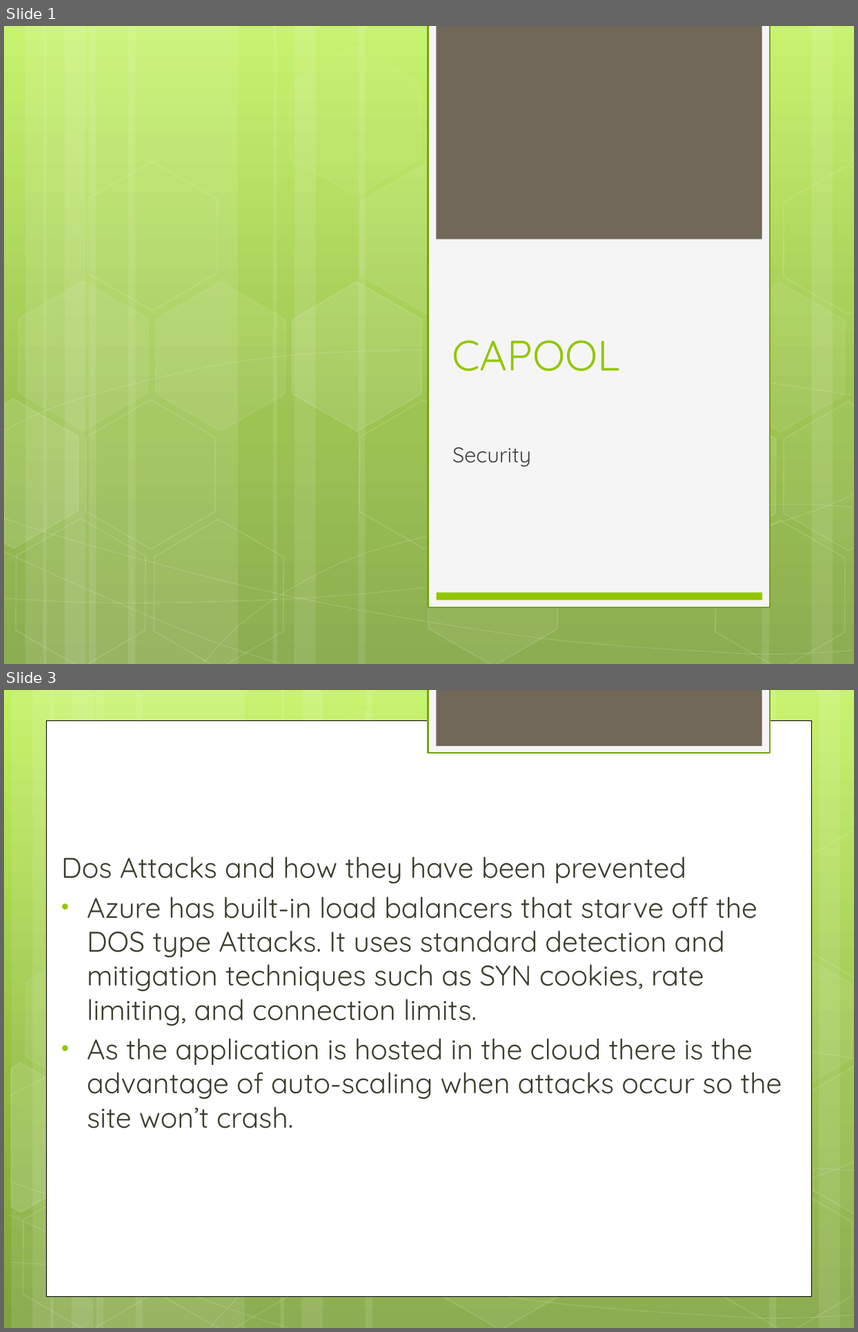
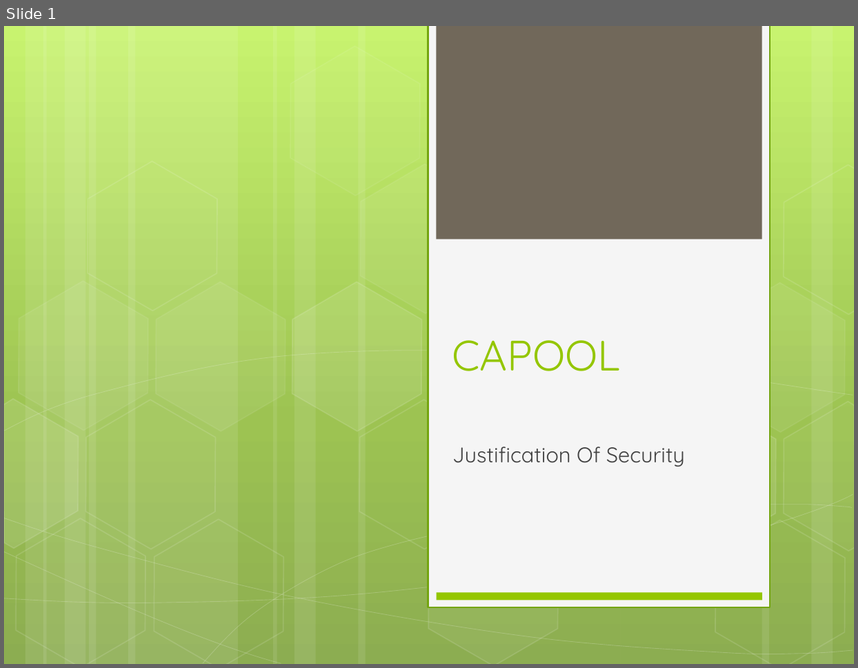
Before and after one commit to lanechr/CaPool, a slide deck: Security.pptx. Shown one above the other, each under a label of ours: slides 1 and 3 before the commit, slide 1 after it; the slides between them are not shown. The pictures are 858x1332 and 858x668 pixels, drawn with LibreOffice and Linux fonts; fonts in the diff are those of the drawing. Boxes give left, top, right and bottom in pixels: in the first picture for what was removed or moved away, otherwise in the second. Text is boxed around its words. In the diff, an @@ line names an element or a change of style, - is before the commit and + after.

Commit message:
Finalised Security Presentation

```diff
--- a/Security.pptx
+++ b/Security.pptx
@@ slide 3 removed at (4,690,854,1328), background gradient #C3F35F to #93BF3F to #81A53E @@
@@ rectangle removed at (428,690,770,753) @@
@@ rectangle removed at (436,690,762,746) @@
@@ rectangle removed at (47,720,811,1295) @@
@@ group removed at (4,690,854,1328): 12 rectangles, 8 freeform shapes, 8 hexagons @@
@@ text removed at (61,856,782,1128) @@
-Dos Attacks and how they have been prevented
-• Azure has built-in load balancers that starve off the DOS type Attacks. It uses standard detection and mitigation techniques such as SYN cookies, rate limiting, and connection limits.
-• As the application is hosted in the cloud there is the advantage of auto-scaling when attacks occur so the site won’t crash.
@@ slide 1 changed as well @@
@@ subtitle at (452,446,685,466): text changed @@
-Security
+Justification Of Security
```
Also in this commit, not shown: 5 slides added, 1 other slide removed.
